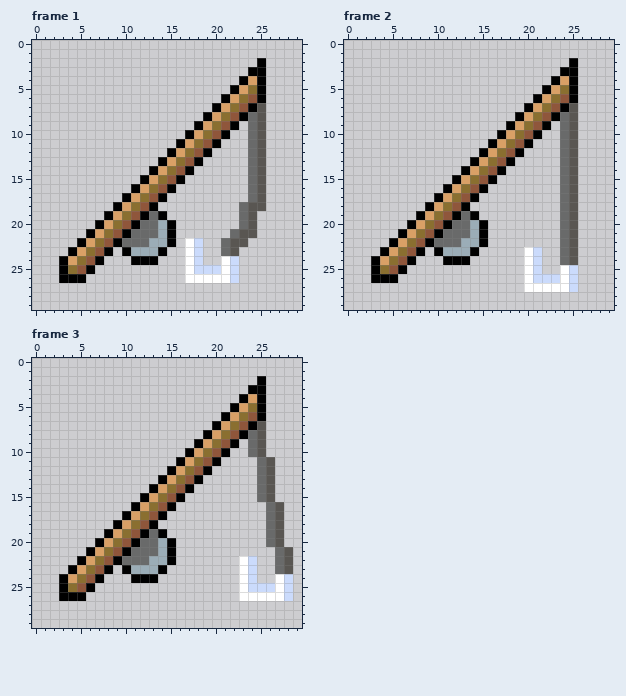
Two states of a animated GIF sprite, img/misc/icon/fishing.gif. The picture above was drawn from the file before the commit.
The file is 30x30 pixels, 3 frames. Shown: frame 1, frame 2, frame 3. The commit also changed other frames, which this record leaves out.
The same view after the edit:
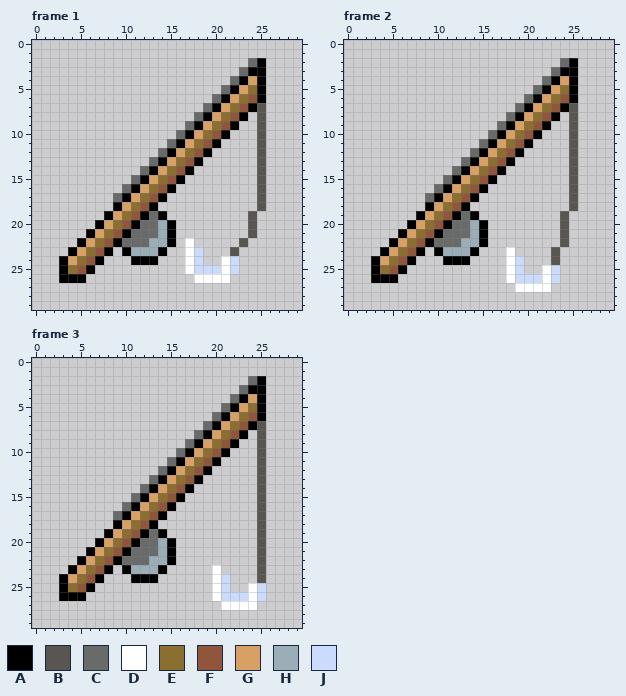
Palette (. is transparent): A #000000  B #595652  C #696a6a  D #ffffff  E #8a6f30  F #8f563b  G #d9a066  H #9badb7  J #cbdbfc
What changed:
Changed rows in their new state; - is an unchanged pixel.
Frame 1:
first column x 9:
 2 ---------------C
 3 --------------C-
 4 -------------C--
 5 ------------C---
 6 -----------C----
 7 ----------C-----
 8 ---------C-----.
 9 --------C------.
10 -------C-------.
11 ------C--------.
12 -----C---------.
13 ----C----------.
14 ---C-----------.
15 --C------------.
16 -C-------------.
17 C--------------.
18 --------------..
19 --------------.-
20 --------------.-
21 -------------..-
22 ---------.--..--
23 ------------.---
26 --------.----.--
Frame 2:
first column x 9:
 2 ---------------C-
 3 --------------C--
 4 -------------C---
 5 ------------C----
 6 -----------C-----
 7 ----------C------
 8 ---------C-----.-
 9 --------C------.-
10 -------C-------.-
11 ------C--------.-
12 -----C---------.-
13 ----C----------.-
14 ---C-----------.-
15 --C------------.-
16 -C-------------.-
17 C--------------.-
18 ---------------.-
19 ---------------B.
20 ---------------B.
21 ---------------B.
22 ---------------B.
23 ---------D-..-B..
24 ---------DJ..-B..
25 ---------DJ..DJ..
26 ---------DJJ-D-..
27 ----------D---...
Frame 3:
first column x 9:
 2 ---------------C----
 3 --------------C-----
 4 -------------C------
 5 ------------C-------
 6 -----------C--------
 7 ----------C---------
 8 ---------C-----.----
 9 --------C------.----
10 -------C-------.----
11 ------C---------B.--
12 -----C----------B.--
13 ----C-----------B.--
14 ---C------------B.--
15 --C-------------B.--
16 -C--------------B..-
17 C---------------B..-
18 ----------------B..-
19 ----------------B..-
20 ----------------B..-
21 ----------------B-..
22 --------------..B-..
23 -----------D--..B-..
24 -----------DJ-..B-..
25 -----------DJ-.D-...
26 -----------DJJJ-J...
27 ------------DDDD----
